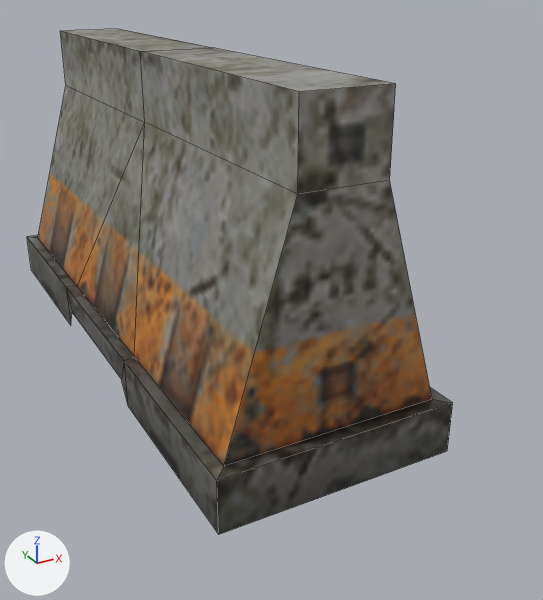
The FBX model Assets/MOXING/lingjian/Road_barrier2.fbx: old version first, new version second.
The view is the same before and after, from a 50 mm camera at (-0.0069, -0.01705, 0.00917) aimed at (0.00124, -0.00225, 0.00177). Every picture has the same lights, and +X, +Y and +Z are marked at lower left. Mesh edges are drawn as thin lines. Where no turn or scale is listed for an object, it has been applied to the vertices.
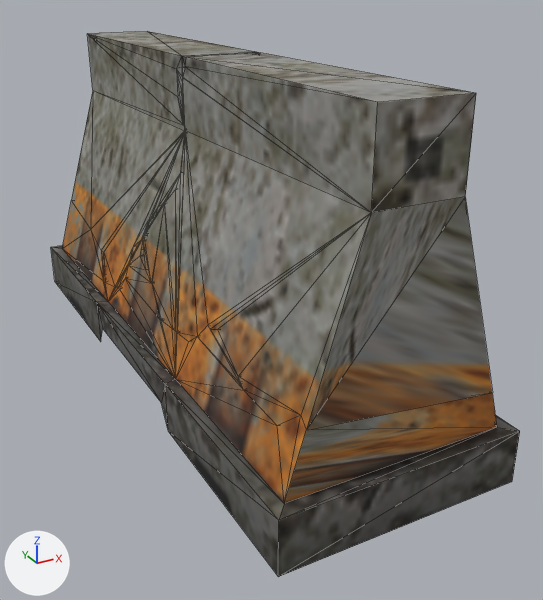
Boxes [x1, y1, x2, y2] around the edits, measured in the pictures (543 x 600 px):
```json
{"object": "polySurface2", "change": "surface changed, reshaped, moved", "before": [27, 29, 453, 534], "after": [51, 201, 520, 577], "on screen": "10% wider, 25% shorter"}
{"object": "2", "change": "added", "after": [140, 53, 492, 430]}
{"object": "1", "change": "added", "after": [71, 31, 261, 289]}
```

The change, as JSON lines over the scene's bpy script:
```json
{"op": "set", "path": "mat_road_bareer.roughness", "old": "0.5", "new": "0.896"}
{"block": "me_mesh", "where": "# used by ob_polysurface2; location = (0.0, 0.0, 0.0)"}
{"op": "remove", "block": "me_mesh", "code": "me_mesh.from_pydata(...)  # 40 vertices, 36 faces; spans x -0.00262..0.00262, y -0.00733..0.00733, z 0.0..0.00749"}
{"op": "add", "block": "me_mesh", "code": "me_mesh.from_pydata(...)  # 129 vertices, 242 faces; spans x -0.00262..0.00262, y -0.00733..0.00733, z 0.0..0.00355"}
{"block": "me_mesh", "change": "me_mesh part 1"}
{"block": "me_mesh", "change": "11 vertices are removed from x -0.0009..0.0009, y -0.00702..0.00702, z 0.0059..0.00749"}
{"block": "me_mesh", "change": "32 faces are deleted"}
{"block": "me_mesh", "change": "1 vertex moves from x -0.0009, y 0.00702, z 0.0059 to x -0.00189, y 0.00702, z 0.00267"}
{"block": "me_mesh", "change": "100 vertices are added at x -0.00224..0.00225, y -0.00702..0.00702, z 0.00146..0.00355"}
{"block": "me_mesh", "change": "238 new faces join them"}
{"op": "add", "block": "me_mesh_002", "code": ["me_mesh_002 = bpy.data.meshes.new('Mesh.002')", "me_mesh_002.from_pydata(...)  # 99 vertices, 194 faces; spans x -0.00211..0.0021, y -0.00702..0.00095, z 0.00194..0.00749", "me_mesh_002.materials.append(mat_road_bareer)  # picture img_road_barrier_tif"]}
{"op": "add", "block": "me_mesh_001", "code": ["me_mesh_001 = bpy.data.meshes.new('Mesh.001')", "me_mesh_001.from_pydata(...)  # 113 vertices, 220 faces; spans x -0.00224..0.00225, y -0.00042..0.00702, z 0.00146..0.00749", "me_mesh_001.materials.append(mat_road_bareer)  # picture img_road_barrier_tif"]}
{"op": "set", "path": "ob_polysurface2.location", "old": "(0.0, 0.0, 0.0)", "new": "(0.00043, -0.0014, 0.0)"}
{"op": "add", "block": "ob_2", "code": ["ob_2 = bpy.data.objects.new('2', me_mesh_002)", "ob_2.location = (0.00043, -0.0014, 0.0)"]}
{"op": "add", "block": "ob_1", "code": ["ob_1 = bpy.data.objects.new('1', me_mesh_001)", "ob_1.location = (0.00043, -0.0014, 0.0)"]}
```
